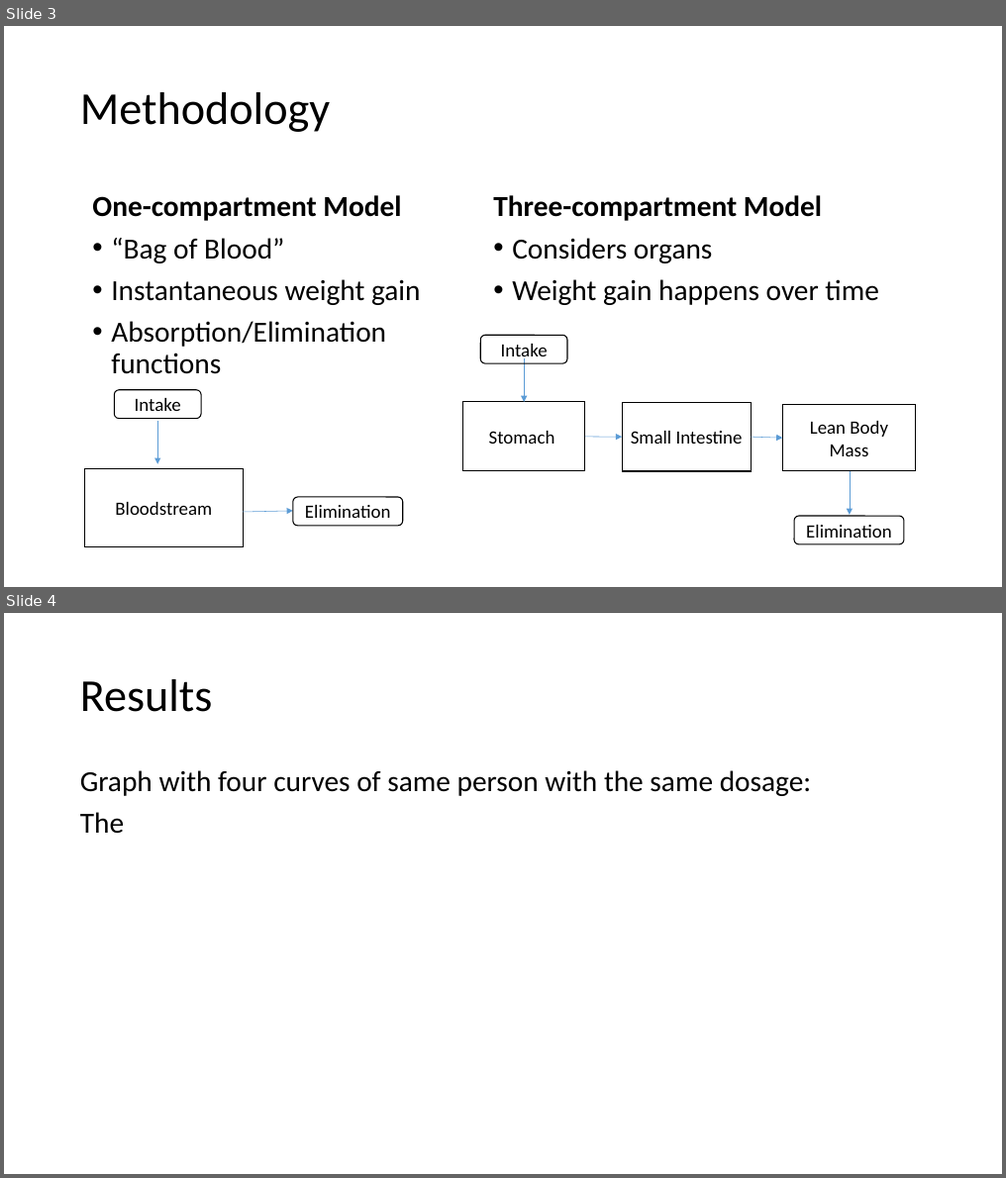
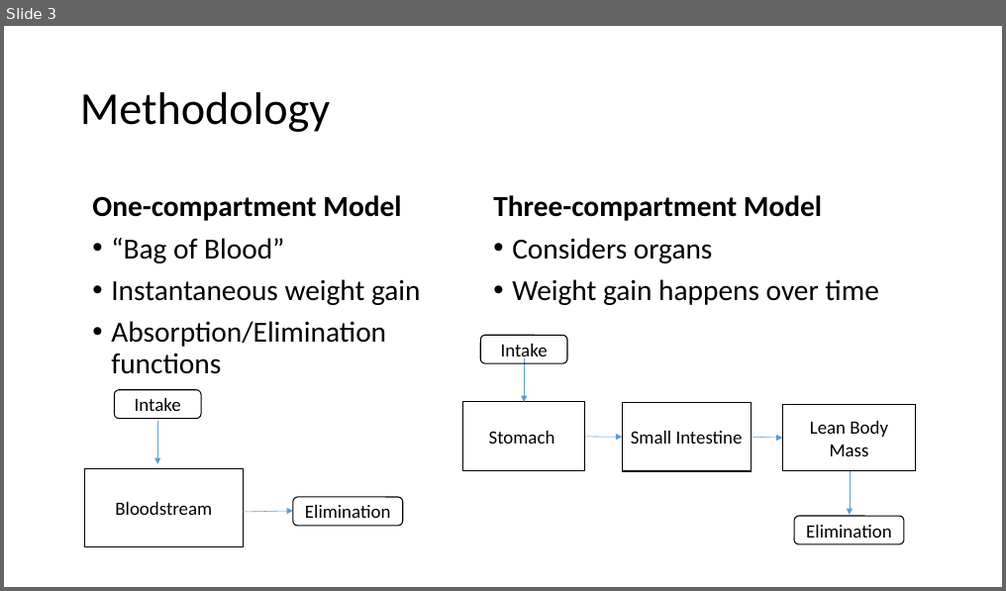
Before and after one commit to Utsav22G/bac_project, a slide deck: powerpoint.ppt.pptx. Shown one above the other, each under a label of ours: slides 3 and 4 before the commit, slide 3 after it. The pictures are 1006x1178 and 1006x591 pixels, drawn with LibreOffice and Linux fonts; fonts in the diff are those of the drawing. Boxes give left, top, right and bottom in pixels: in the first picture for what was removed or moved away, otherwise in the second. Text is boxed around its words. In the diff, an @@ line names an element or a change of style, - is before the commit and + after.

```diff
--- a/powerpoint.ppt.pptx
+++ b/powerpoint.ppt.pptx
@@ slide 4 removed at (x1=4, y1=613, x2=1002, y2=1174), background #FFFFFF @@
@@ title removed at (x1=80, y1=679, x2=213, y2=712) @@
-Results
@@ text removed at (x1=80, y1=770, x2=812, y2=834) @@
-Graph with four curves of same person with the same dosage:
-The
```
Also in this commit, not shown: 1 slide changed, 1 slide added, 1 other file.
